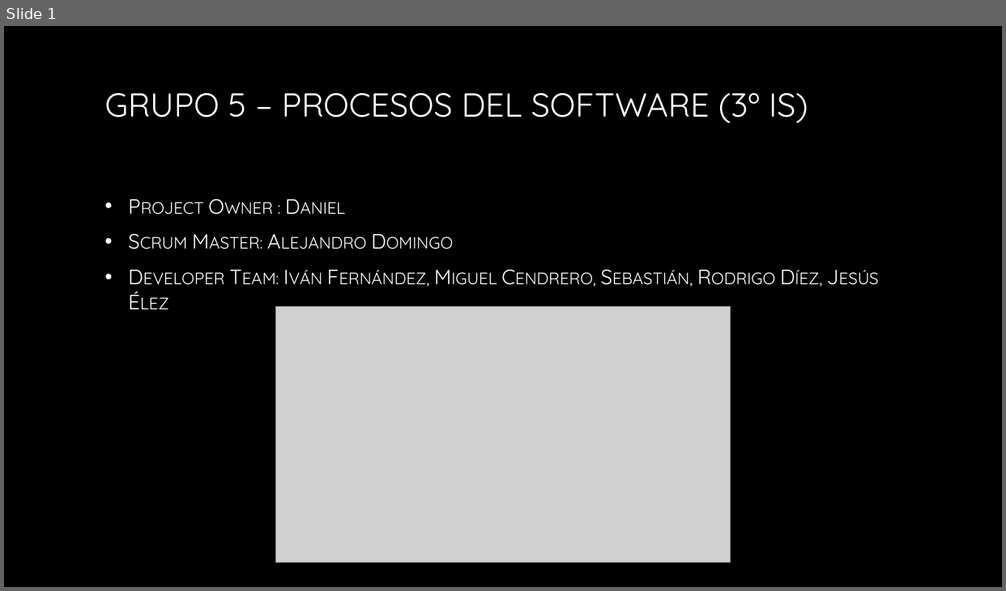
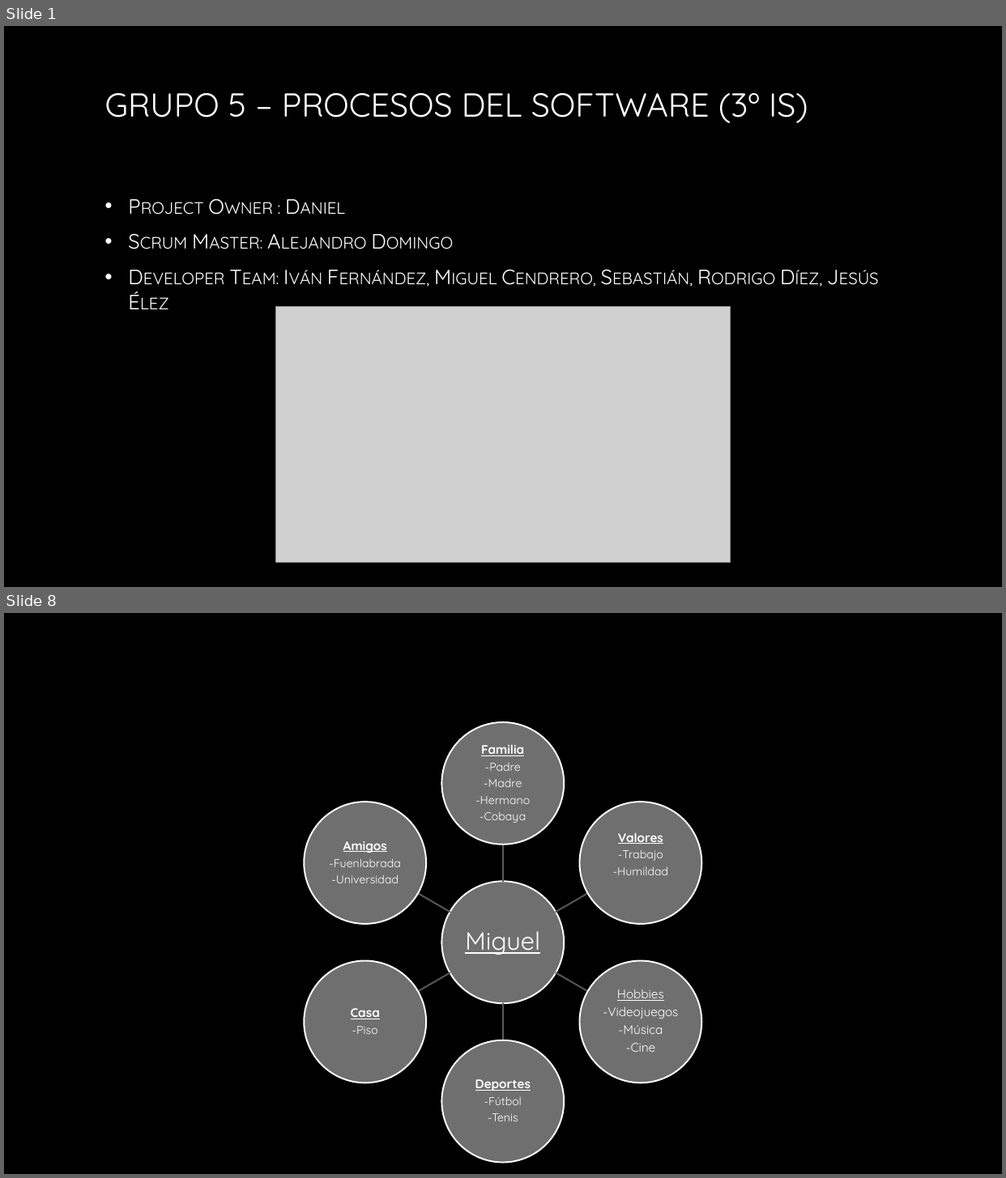
Before and after one commit to chexu99/TetrisG5, a slide deck: Presentación_G5.pptx. Shown one above the other, each under a label of ours: slide 1 before the commit, slides 1 and 8 after it; the slides between them are not shown. The pictures are 1006x591 and 1006x1178 pixels, drawn with LibreOffice and Linux fonts; fonts in the diff are those of the drawing; grey boxes stand for pictures; background and template pictures are left out. Boxes give left, top, right and bottom in pixels: in the first picture for what was removed or moved away, otherwise in the second. Text is boxed around its words. In the diff, an @@ line names an element or a change of style, - is before the commit and + after.

```diff
--- a/Presentación_G5.pptx
+++ b/Presentación_G5.pptx
@@ slide 8 added at box(4, 613, 1002, 1174), background picture (left out) @@
@@ group added at box(305, 722, 701, 1162): 7 ellipses, 7 texts, 6 freeform shapes @@
+Miguel
+Familia
+-Padre
+-Madre
+-Hermano
+-Cobaya
+Valores
+-Trabajo
+-Humildad
+Hobbies
+-Videojuegos
+-Música
+-Cine
+Deportes
+-Fútbol
+-Tenis
+Casa
+-Piso
+Amigos
+-Fuenlabrada
+-Universidad
```
Also in this commit, not shown: 14 other slides added, 7 slides removed.
